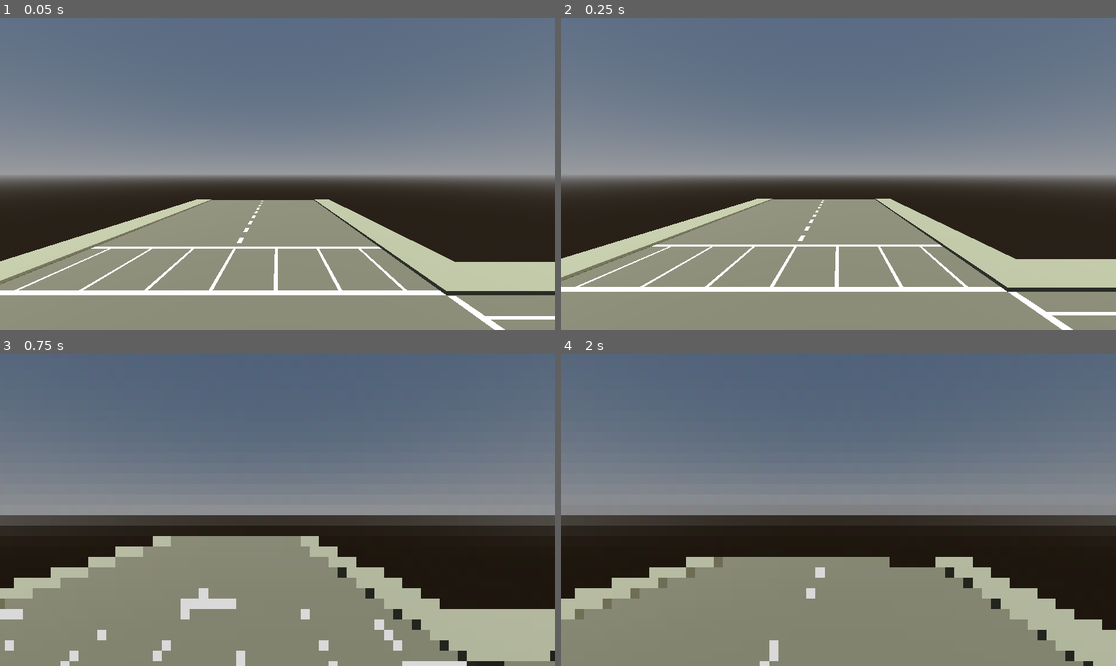
Above: before the commit, frames 1-4 (two rows, left to right).
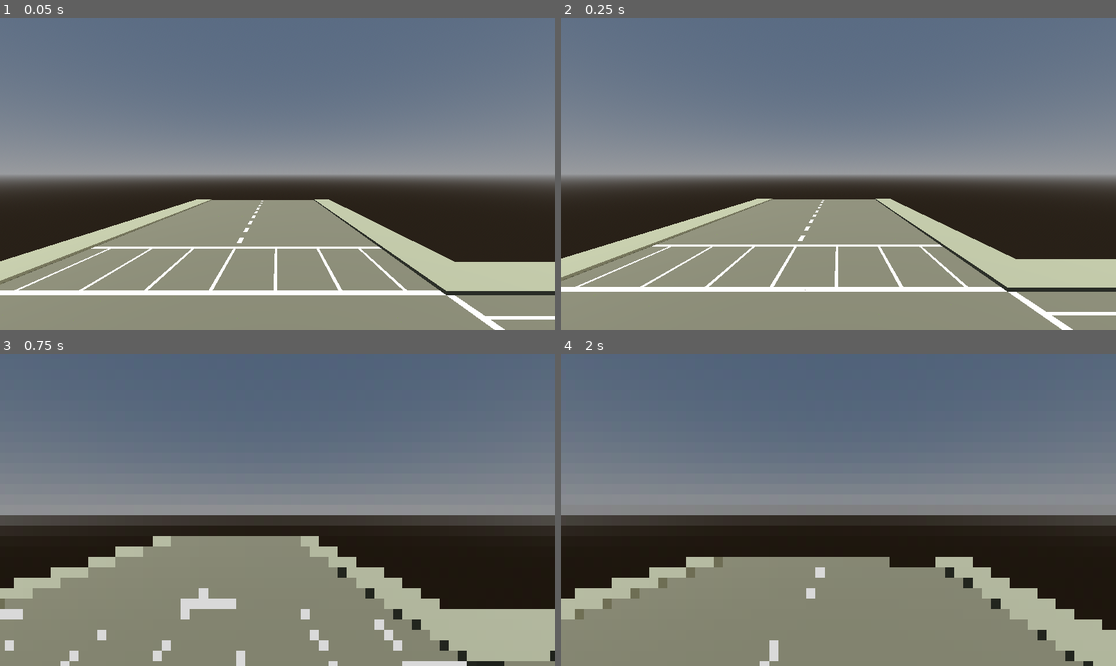
Above: after the commit, the same moments.

Repository: CloneDeath/MidnightDrive2
Game: Godot game, scene res://main.tscn
Two runs of this game, one before a commit and one after it. Both use one fixed random seed, a clock stepped at 60 frames per second and the inputs below.
Inputs (mouse positions are in pixels of both pictures, inside the frame that each line leads up to):
- Up to frame 1 (0.05 s): no input
- Up to frame 2 (0.25 s): no input
- Up to frame 3 (0.75 s): tap Enter at 0.5 s; move the mouse to (305, 510) at 0.52 s; hold W (move_forward) from 0.53 s (still down)
- Up to frame 4 (2 s): keep holding W (move_forward); tap Space (move_jump) at 0.77, 1.52 s; move the mouse to (810, 510) at 1.27 s

The runs differ from the first frame. In frame 1, less than 0.1% of the frame differs, in the area x 8-86%, y 63-98%; in frame 2, less than 0.1%; in frame 3, less than 0.1%, in the area x 55-58%, y 88-92%; in frame 4, nothing differs.

Commit message:
made asset forge geometry solid.

Diff:
--- a/effects/pixelize_screen.gd
+++ b/effects/pixelize_screen.gd
@@ -10,6 +10,8 @@
 
 func _ready() -> void:
 	update_shader_parameters();
+	if (!Engine.is_editor_hint()):
+		visible = true;
 
 func update_shader_parameters():
 	var material: ShaderMaterial = self.get_active_material(0);
--- a/effects/pixelize_screen.tscn
+++ b/effects/pixelize_screen.tscn
@@ -6,7 +6,7 @@
 [sub_resource type="ShaderMaterial" id="ShaderMaterial_e33js"]
 render_priority = 0
 shader = ExtResource("1_0dehq")
-shader_parameter/resolution = Vector2(60, 30)
+shader_parameter/resolution = Vector2(10, 10)
 
 [sub_resource type="QuadMesh" id="QuadMesh_oleul"]
 material = SubResource("ShaderMaterial_e33js")
@@ -14,5 +14,6 @@
 size = Vector2(2, 2)
 
 [node name="PixelizeScreen" type="MeshInstance3D"]
+visible = false
 mesh = SubResource("QuadMesh_oleul")
 script = ExtResource("2_5eq80")
--- a/main.tscn
+++ b/main.tscn
@@ -3,6 +3,7 @@
 [ext_resource type="PackedScene" uid="uid://d3hpkexng6kod" path="res://player/player.tscn" id="2_5u6ts"]
 [ext_resource type="PackedScene" uid="uid://h2p6tvikra3i" path="res://maps/corner/corner.gltf" id="2_r7evt"]
 [ext_resource type="PackedScene" uid="uid://c3s2hon08bys" path="res://maps/corner/cars/green-truck.glb" id="3_40v78"]
+[ext_resource type="Script" path="res://maps/make_gltf_solid.gd" id="4_t3qhv"]
 [ext_resource type="PackedScene" uid="uid://ccqqkf1kfnivu" path="res://maps/corner/garage/garage-exterior.glb" id="4_x3bvb"]
 
 [sub_resource type="ProceduralSkyMaterial" id="ProceduralSkyMaterial_77a0g"]
@@ -18,9 +19,6 @@
 tonemap_mode = 2
 tonemap_exposure = 0.5
 
-[sub_resource type="BoxShape3D" id="BoxShape3D_2hxpo"]
-size = Vector3(1, 1.1, 2.5)
-
 [node name="main" type="Node3D"]
 
 [node name="Sun" type="DirectionalLight3D" parent="."]
@@ -33,16 +31,12 @@
 [node name="player" parent="." instance=ExtResource("2_5u6ts")]
 transform = Transform3D(1, 0, 0, 0, 1, 0, 0, 0, 1, 1.5, 0, 0)
 
-[node name="default" parent="." instance=ExtResource("2_r7evt")]
+[node name="corner" parent="." instance=ExtResource("2_r7evt")]
 
 [node name="green-truck" parent="." instance=ExtResource("3_40v78")]
 transform = Transform3D(1.73205, 0, -1, 0, 2, 0, 1, 0, 1.73205, 13.5, 0, 11.5)
-
-[node name="StaticBody3D" type="StaticBody3D" parent="green-truck"]
-
-[node name="CollisionShape3D" type="CollisionShape3D" parent="green-truck/StaticBody3D"]
-transform = Transform3D(1, 0, 0, 0, 1, 0, 0, 0, 1, -0.99999, 0.05, -0.750005)
-shape = SubResource("BoxShape3D_2hxpo")
+script = ExtResource("4_t3qhv")
 
 [node name="garage-exterior" parent="." instance=ExtResource("4_x3bvb")]
 transform = Transform3D(-1.31134e-07, 0, 3, 0, 3, 0, -3, 0, -1.31134e-07, 22.6, 0, 5.5)
+script = ExtResource("4_t3qhv")
--- /dev/null
+++ b/maps/make_gltf_solid.gd
@@ -0,0 +1,18 @@
+extends Node3D
+
+func _ready() -> void:
+	for child in get_children():
+		try_make_solid(child);
+
+func try_make_solid(node: Node) -> void:
+	if (node is not MeshInstance3D):
+		return;
+	var instance = node as MeshInstance3D;
+	var body = StaticBody3D.new();
+	node.add_child(body);
+	var shape = CollisionShape3D.new();
+	body.add_child(shape);
+
+	var polygon = ConcavePolygonShape3D.new();
+	shape.shape = polygon;
+	polygon.set_faces(instance.mesh.get_faces());
Not shown, changed: maps/corner/corner.gltf
Not shown, changed: maps/corner/corner.crocotile
